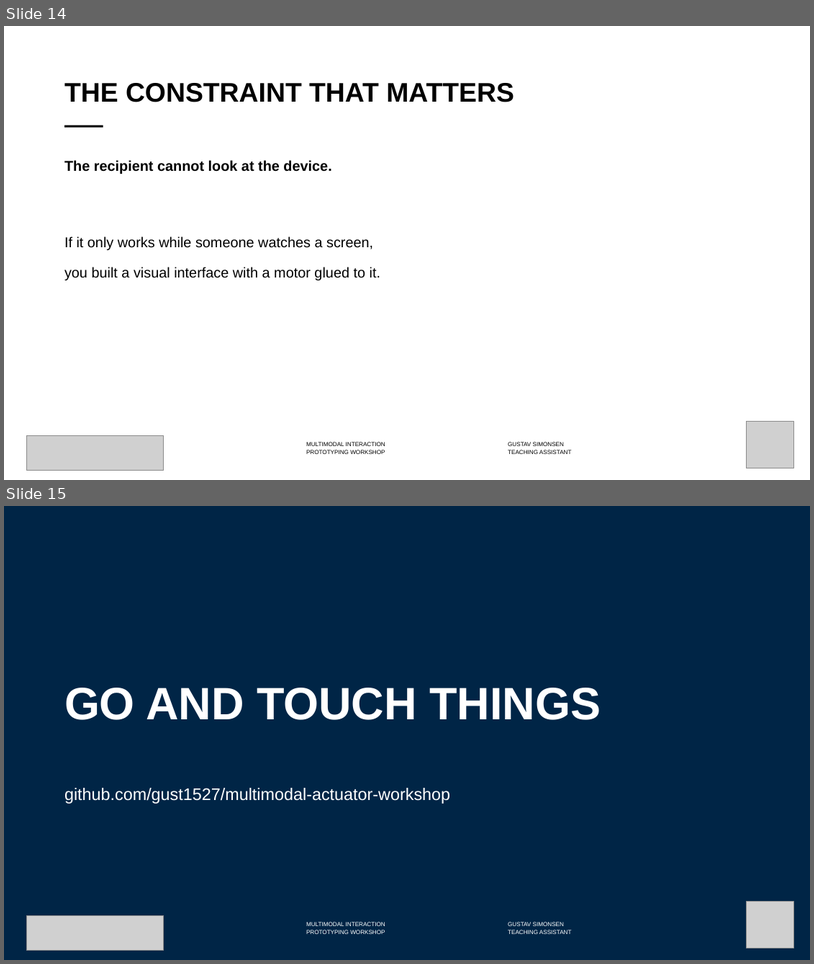
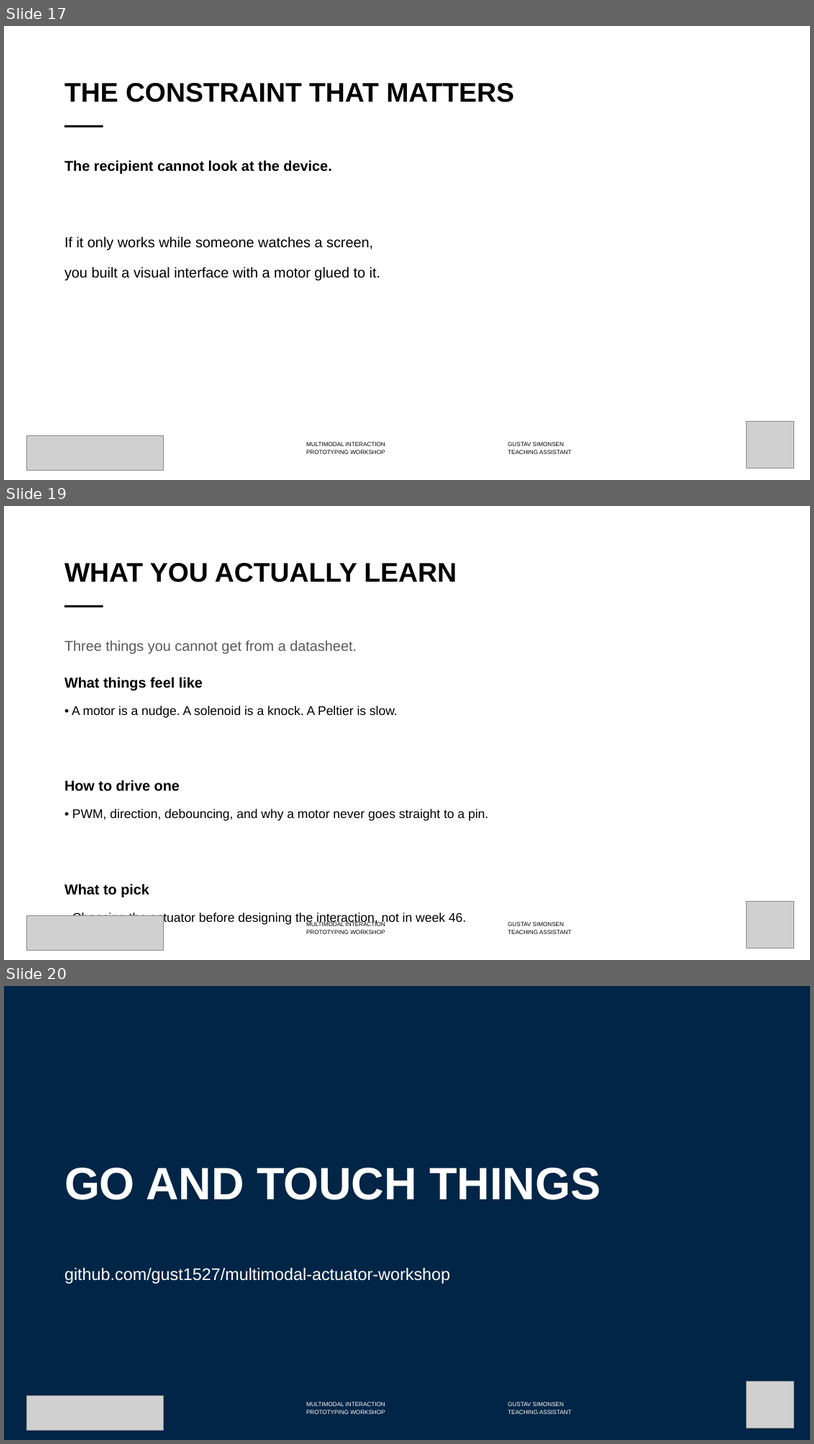
Before and after one commit to labtools-au/multimodal-actuator-workshop, a slide deck: docs/multimodal-actuator-workshop.pptx. Shown one above the other, each under a label of ours: slides 14 and 15 before the commit, slides 17, 19 and 20 after it; the slides between them are not shown. The pictures are 814x964 and 814x1444 pixels, drawn with LibreOffice and Linux fonts; fonts in the diff are those of the drawing; grey boxes stand for pictures; background and template pictures are left out. Boxes give left, top, right and bottom in pixels: in the first picture for what was removed or moved away, otherwise in the second. Text is boxed around its words. In the diff, an @@ line names an element or a change of style, - is before the commit and + after.

```diff
--- a/docs/multimodal-actuator-workshop.pptx
+++ b/docs/multimodal-actuator-workshop.pptx
@@ slide 19 added at (4,506,810,960), background #FFFFFF; not listed: 3 template elements that a slide beside it also shows @@
@@ title added at (64,563,457,582), 32 pt, text #000000, bold @@
+WHAT YOU ACTUALLY LEARN
@@ text added at (64,640,489,925), 15 pt, text #000000 @@
+Three things you cannot get from a datasheet.
+What things feel like
+• A motor is a nudge. A solenoid is a knock. A Peltier is slow.
+How to drive one
+• PWM, direction, debouncing, and why a motor never goes straight to a pin.
+What to pick
+• Choosing the actuator before designing the interaction, not in week 46.
@@ picture added at (27,915,164,950) @@
@@ picture added at (747,901,794,948) @@
@@ what was slide 14 is now slide 17 @@
@@ what was slide 15 is now slide 20 @@
```
Also in this commit, not shown: 1 slide changed, 4 other slides added, 6 other files.
